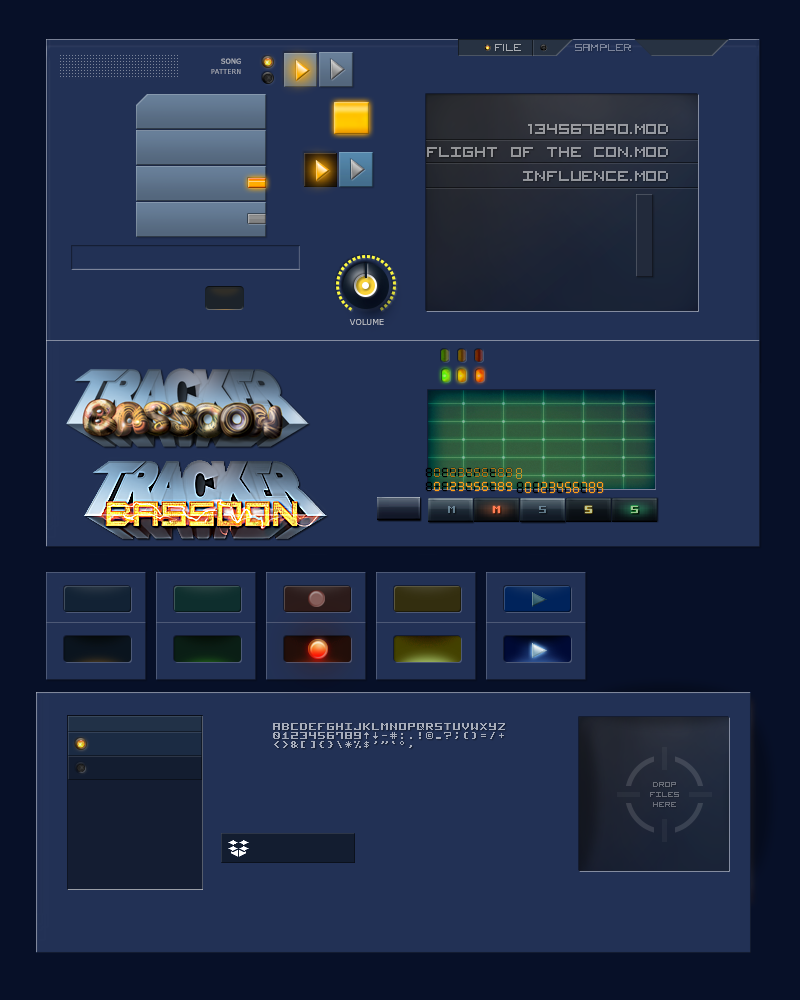
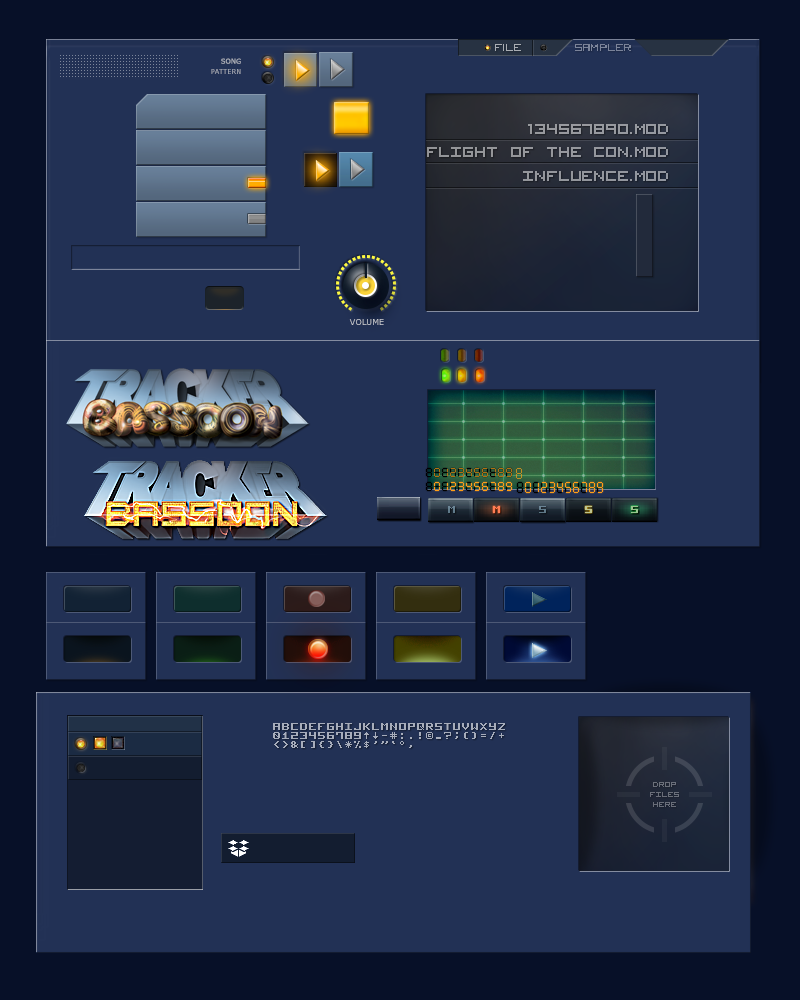
The second w=800, h=1000 image is a revision of the first. Changes to its layers:
added group "CHECKBOX" with 14 layers above "dropbox" over (93, 736, 125, 750)
added layer "off" in group "CHECKBOX" over (112, 737, 124, 749)
added group "border - dark copy" with 2 layers in group "CHECKBOX" over (93, 736, 107, 750)
added group "border - dark" with 2 layers in group "CHECKBOX" over (111, 736, 125, 750)
added group "border - light copy" with 2 layers in group "CHECKBOX" over (93, 736, 107, 750)
added group "border - light" with 2 layers in group "CHECKBOX" over (111, 736, 125, 750)
added layer "on" in group "CHECKBOX" over (94, 737, 106, 749)
